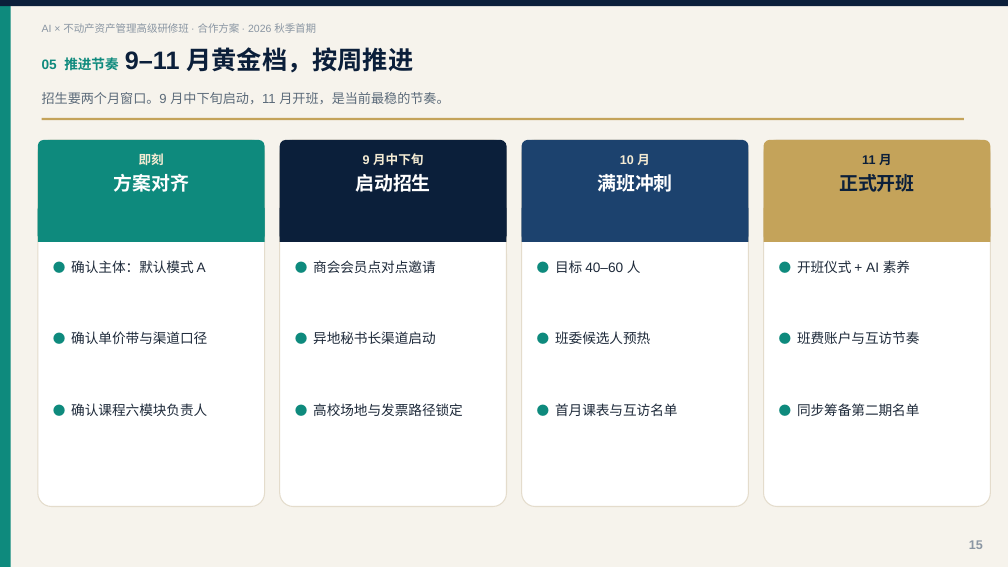
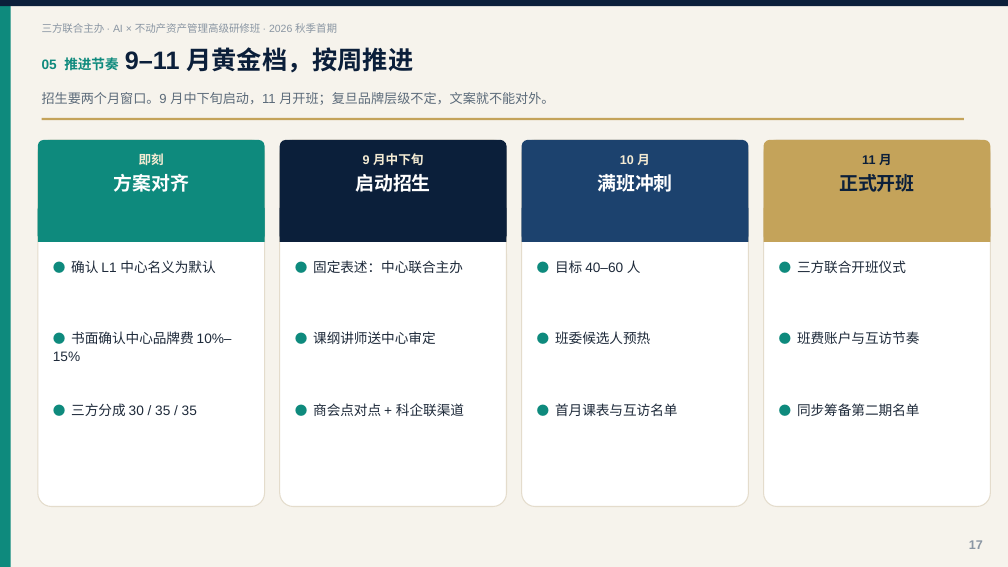
Before and after one commit to hujigang2010-maker/AIDEN, a slide deck: slide 17 of output/AI+不动产资产管理高级研修班_合作方案.pptx (slide 15 before the commit). Drawn at 1008x567 pixels with LibreOffice and Linux fonts; fonts in the diff are those of the drawing. Boxes give left, top, right and bottom in pixels: in the first picture for what was removed or moved away, otherwise in the second. Text is boxed around its words. In the diff, an @@ line names an element or a change of style, - is before the commit and + after.

```diff
--- a/output/AI+不动产资产管理高级研修班_合作方案.pptx
+++ b/output/AI+不动产资产管理高级研修班_合作方案.pptx
@@ text at (x1=42, y1=23, x2=337, y2=33): text changed @@
-AI × 不动产资产管理高级研修班 · 合作方案 · 2026 秋季首期
+三方联合主办 · AI × 不动产资产管理高级研修班 · 2026 秋季首期
@@ text at (x1=42, y1=92, x2=554, y2=105): text changed @@
-招生要两个月窗口。9 月中下旬启动，11 月开班，是当前最稳的节奏。
+招生要两个月窗口。9 月中下旬启动，11 月开班；复旦品牌层级不定，文案就不能对外。
@@ text at (x1=71, y1=260, x2=215, y2=273): text changed @@
-● 确认主体：默认模式 A
+● 确认 L1 中心名义为默认
@@ text at (x1=313, y1=260, x2=463, y2=273): text changed @@
-● 商会会员点对点邀请
+● 固定表述：中心联合主办
@@ text at (x1=797, y1=260, x2=906, y2=273): text changed @@
-● 开班仪式 + AI 素养
+● 三方联合开班仪式
@@ text at (x1=53, y1=331, x2=232, y2=361): text changed @@
-● 确认单价带与渠道口径
+● 书面确认中心品牌费 10%–15%
@@ text at (x1=313, y1=331, x2=436, y2=344): text changed @@
-● 异地秘书长渠道启动
+● 课纲讲师送中心审定
@@ text at (x1=71, y1=403, x2=197, y2=416): text changed @@
-● 确认课程六模块负责人
+● 三方分成 30 / 35 / 35
@@ text at (x1=313, y1=403, x2=464, y2=416): text changed @@
-● 高校场地与发票路径锁定
+● 商会点对点 + 科企联渠道
@@ text at (x1=969, y1=540, x2=983, y2=549): text changed @@
-15
+17
```
Also in this commit, not shown: 14 other slides changed, 4 slides added, 2 slides removed, 2 other files.
